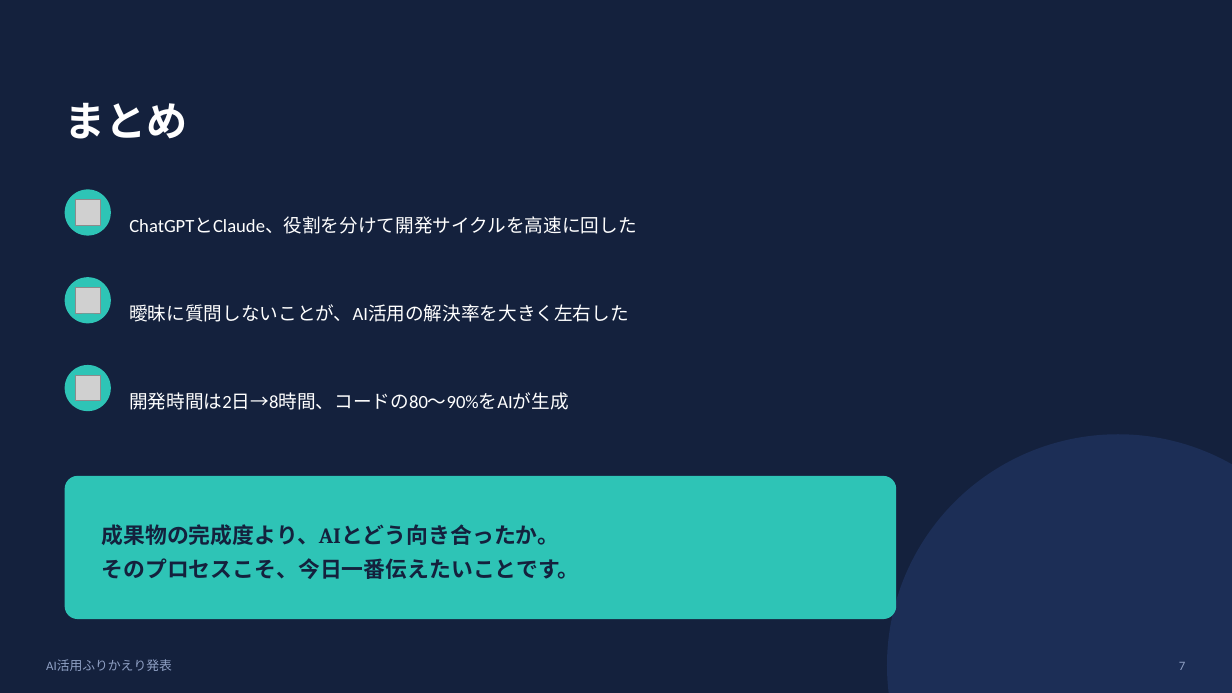
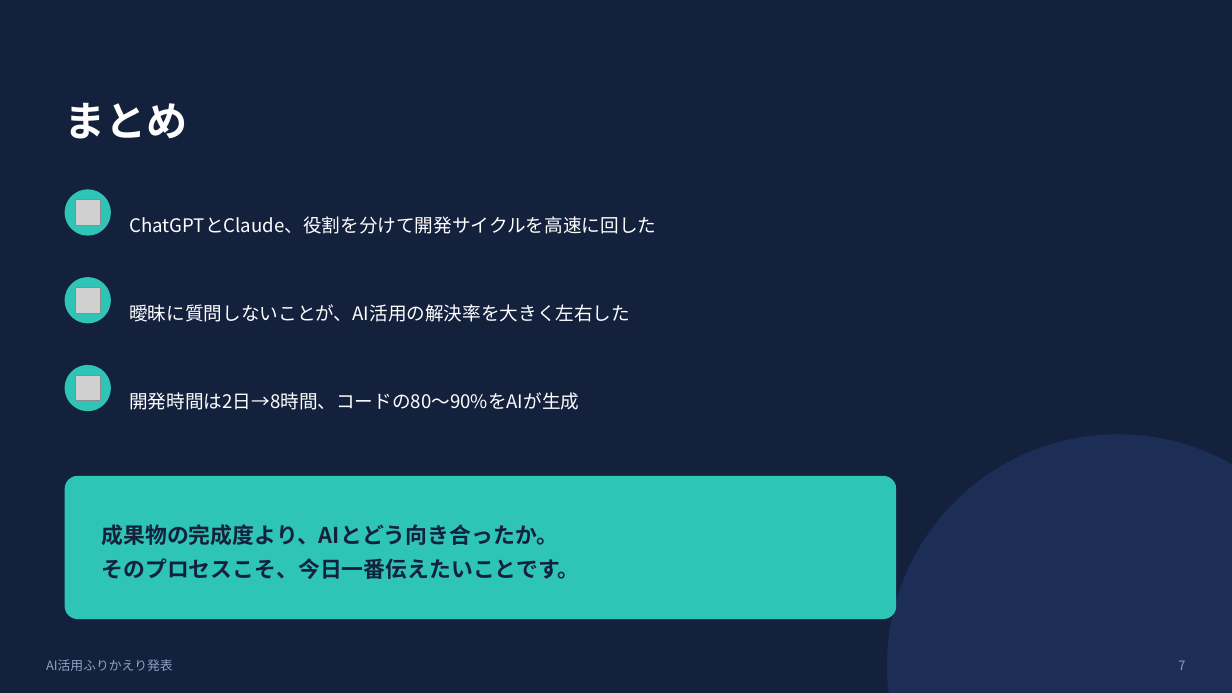
Before and after one commit to Yokochi513/Procson, a slide deck: slide 7 of shuukatsu-app/AI活用ふりかえり発表_2分版.pptx. Drawn at 1232x693 pixels with LibreOffice and Linux fonts; fonts in the diff are those of the drawing; grey boxes stand for pictures. Boxes give left, top, right and bottom in pixels: in the first picture for what was removed or moved away, otherwise in the second. Text is boxed around its words. In the diff, an @@ line names an element or a change of style, - is before the commit and + after.

```diff
--- a/shuukatsu-app/AI活用ふりかえり発表_2分版.pptx
+++ b/shuukatsu-app/AI活用ふりかえり発表_2分版.pptx
@@ text "成果物の完成度より、AIとどう向き合ったか。" at [102,524,580,579]: font Cambria to Noto Sans CJK JP @@
@@ font Calibri to Noto Sans CJK JP in 5 elements at [129,216,656,234], [129,304,630,322], [129,392,579,410], [46,659,173,671], [1178,660,1185,670] @@
```
Also in this commit, not shown: 6 other slides changed, 5 other files.
